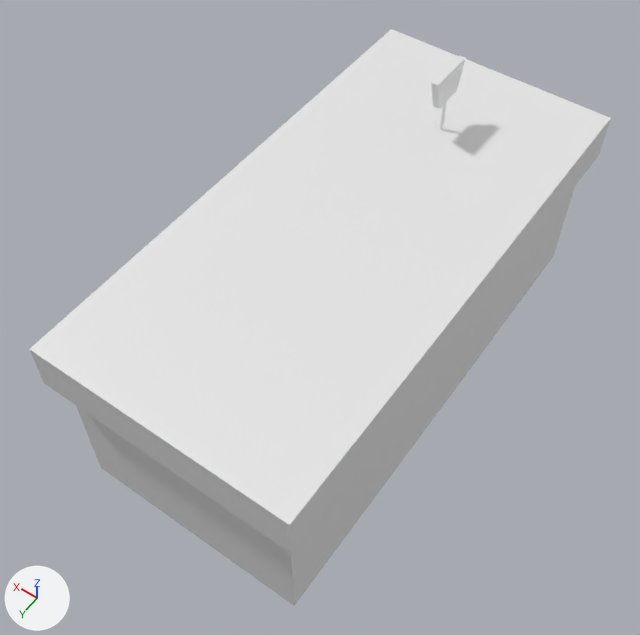
A saved change to the Blender file assets/blender/superette.blend.
Rendered twice from a camera (50 mm lens) standing at (-6.87, 10.81, 17.72) and looking at (0.07, 1.1, 2.46). Every picture has the same lights, and +X, +Y and +Z are marked at lower left. The picture after the commit comes second.

The older version as bpy lines, for what is in view:
```python
mat_material = principled_material('Material')
mat_material.base_color = (0.8, 0.8, 0.8)  # white #e7e7e7
me_cube = bpy.data.meshes.new('Cube')
me_cube.from_pydata(...)  # 256 vertices, 250 faces; spans x -1.1..1.1, y -1.05..1.05, z -1.68..1.0
me_cube.materials.append(mat_material)  # white #e7e7e7
ob_cube = bpy.data.objects.new('Cube', me_cube)
ob_cube.location = (0.0, 0.04, 2.31)
ob_cube.scale = (-2.69, -5.81, -2.31)
```
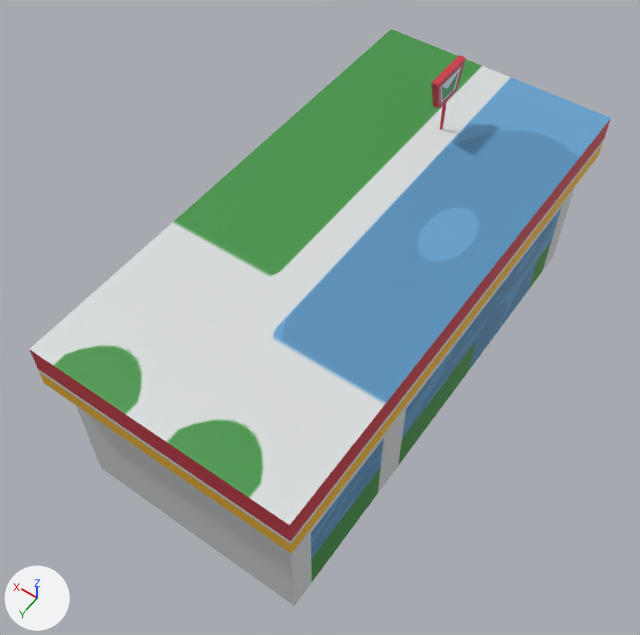
Changed parts and their boxes (x1, y1, x2, y2) in the pictures (640 x 635 px):
'Cube', surface changed (darker): (29, 29, 611, 585) in both
part 1 of me_cube, surface changed: (29, 55, 610, 585) in both

The change, as a diff of the scene's bpy script:
```diff
--- a/assets/blender/superette.blend.py
+++ b/assets/blender/superette.blend.py
@@ img_superette_text_png @@
+img_superette_text_png = load_image('superette text.png', 'superette text.png', 1000, 1000, 'sRGB')
@@ mat_material @@
 mat_material = principled_material('Material')
-mat_material.base_color = (0.8, 0.8, 0.8)  # white #e7e7e7
+mat_material.texture = img_superette_text_png
@@ me_cube @@
 me_cube.from_pydata(...)  # 256 vertices, 250 faces; spans x -1.1..1.1, y -1.05..1.05, z -1.68..1.0
 # used by ob_cube; location = (0.0, 0.04, 2.31); scale = (-2.69, -5.81, -2.31)
+# me_cube part 1: texture (UV) coordinates of 197 of 250 faces, centred in x -1.1..1.1, y -1.05..1.05, z -1.68..1.0, changed; they spanned u 0.12..0.88, v 0.0..1.0 and now span u 0.02..0.98, v 0.05..1.0
 me_cube.materials.append(mat_material)
```
